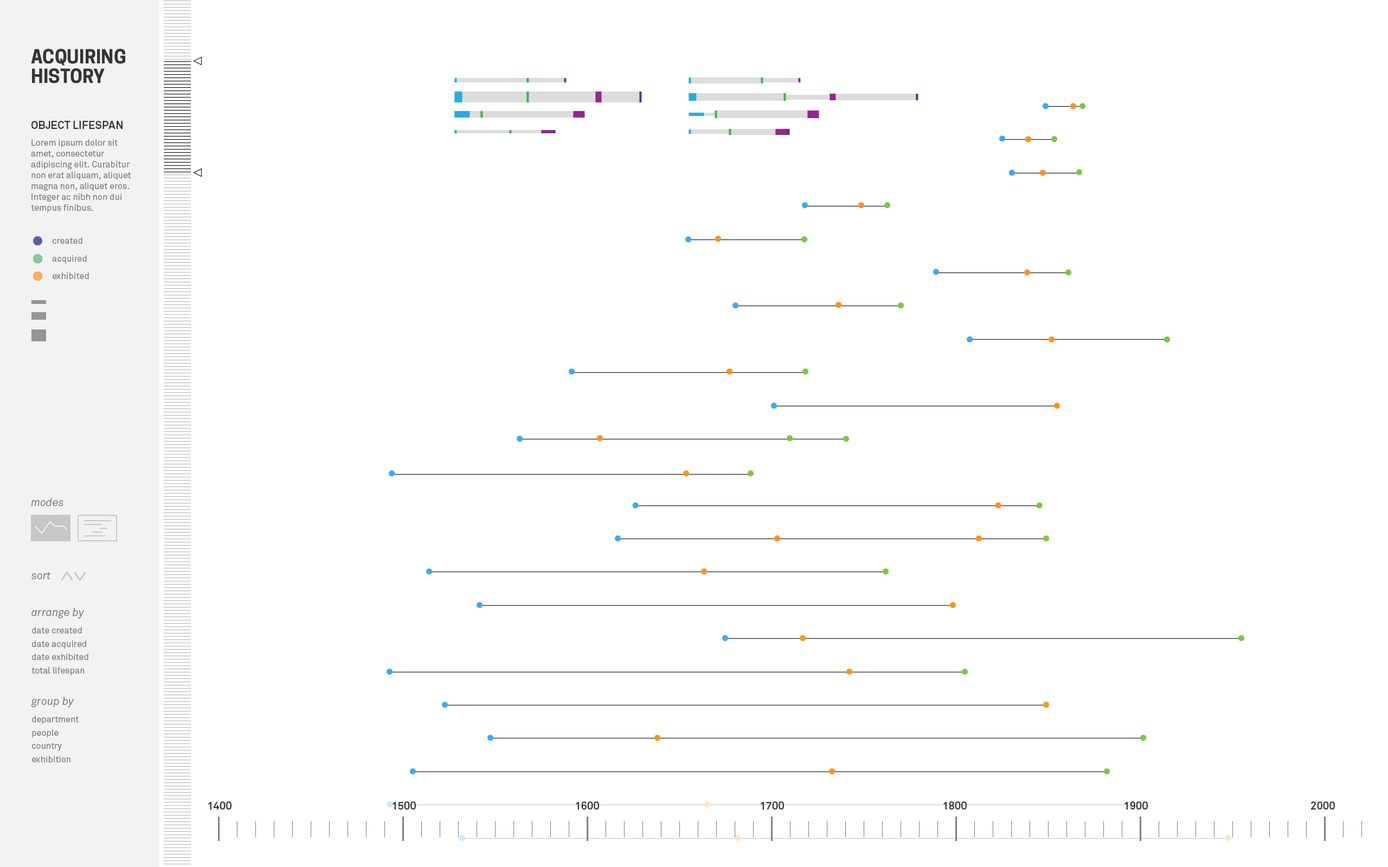
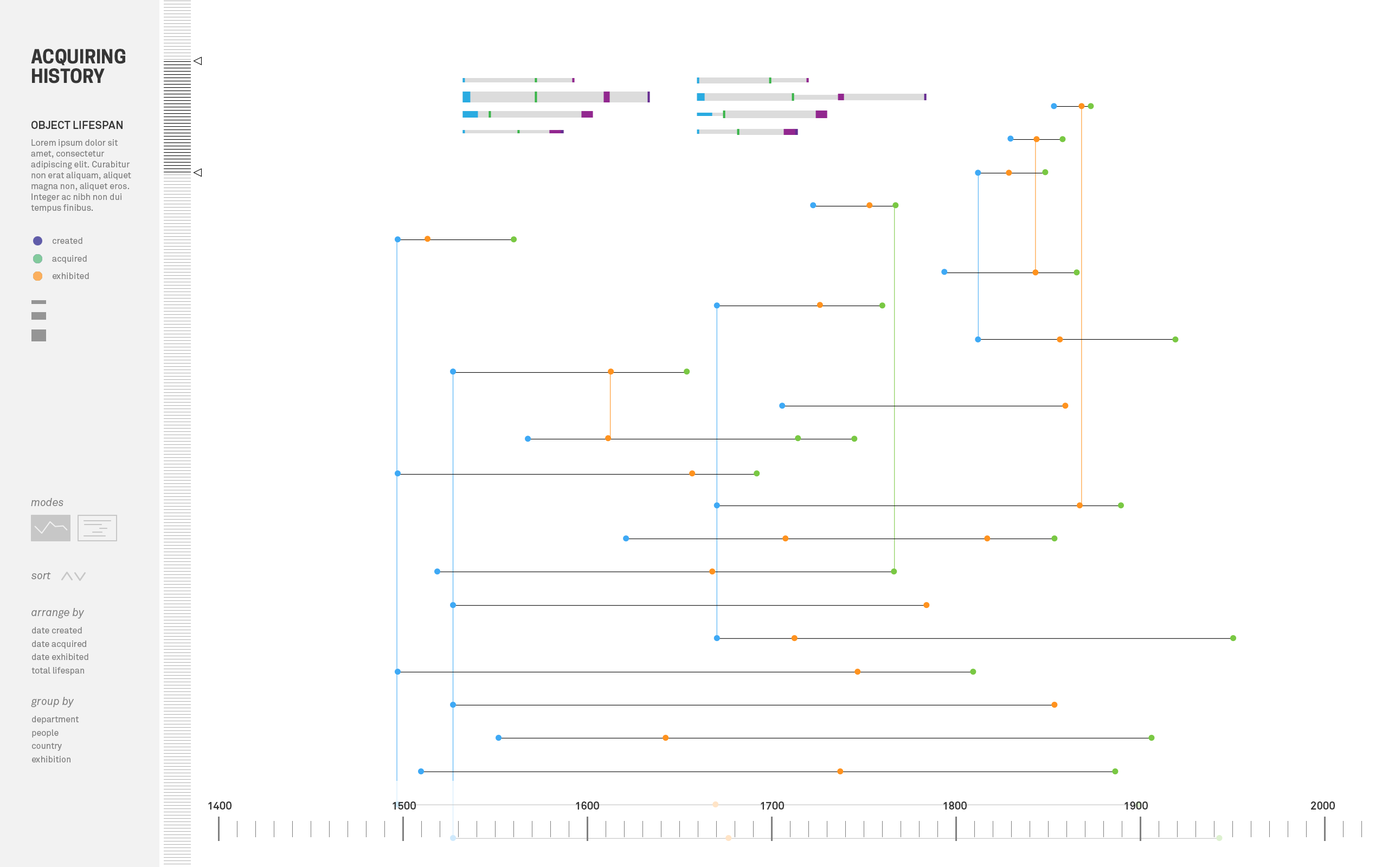
Comparing the layer stacks of the two 1388 x 867 images. Changes:
painted on "Lifespan Bars" over (386, 77, 1244, 842)
